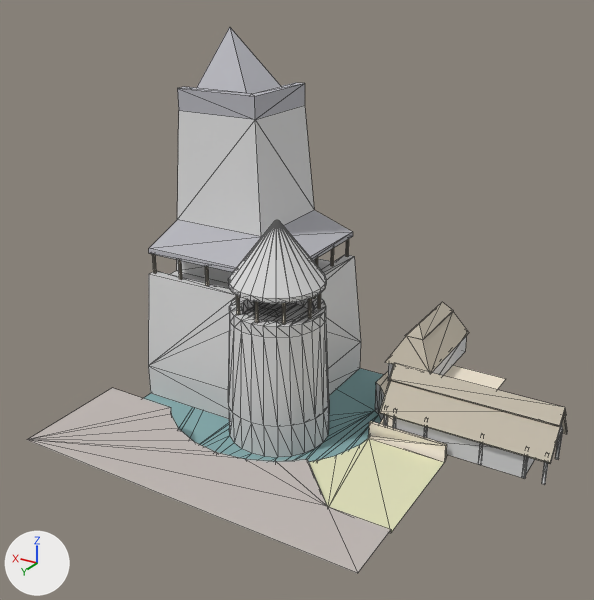
Two versions of the OBJ model assets/stl_export/rrc1.obj, one commit apart.
The view is the same before and after, from a 50 mm camera at (-33.0, 52.5, 36.7) aimed at (-1.9, 0.7, 10.8). The axes (+X, +Y, +Z) are drawn at lower left. The lights are the same throughout. The first picture is the older version. Mesh edges are drawn as thin lines. Where no turn or scale is listed for an object, it has been applied to the vertices. Vertices at exactly the same position are counted once.

Objects in the first picture: 'rrc1'.
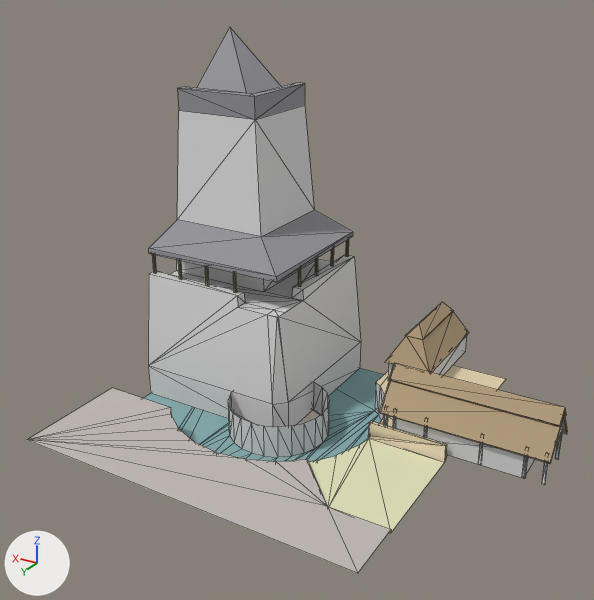
Location of each change, [x1, y1, x2, y2] in pixels of the pictures (594 x 600 px):
```json
{"object": "rrc1", "change": "recoloured, reshaped", "before": [27, 27, 567, 573], "after": [27, 27, 567, 573]}
{"part": 1, "of": "me_rrc1", "change": "deleted", "before": [228, 220, 327, 325]}
{"part": 2, "of": "me_rrc1", "change": "deleted", "before": [228, 296, 329, 427]}
```

Scene script edits in JSON lines:
```json
{"op": "set", "path": "mat_castleroof.base_color", "old": "(0.471, 0.471, 0.51)", "new": "(0.294, 0.294, 0.318)", "note": "grey #b7b7bd -> grey #949499"}
{"op": "set", "path": "mat_straw.base_color", "old": "(0.569, 0.514, 0.42)", "new": "(0.447, 0.333, 0.204)", "note": "light grey #c7bead -> beige #b29c7d"}
{"op": "set", "path": "mat_cortyard.base_color", "old": "(0.878, 0.792, 0.651)", "new": "(0.757, 0.639, 0.427)", "note": "pale yellow #f1e6d3 -> beige #e2d1af"}
{"block": "me_rrc1", "where": "# used by ob_rrc1; location = (0.0, 0.0, 0.0)"}
{"op": "remove", "block": "me_rrc1", "code": "me_rrc1.from_pydata(...)  # 641 vertices, 1112 faces; spans x -22.8..15.0, y -18.5..15.0, z -3.0..29.6"}
{"op": "add", "block": "me_rrc1", "code": "me_rrc1.from_pydata(...)  # 416 vertices, 652 faces; spans x -22.8..15.0, y -18.5..15.0, z -3.0..29.6"}
{"block": "me_rrc1", "change": "me_rrc1 part 1: 9 loose pieces with 136 vertices, spanning x -3.1..5.0, y -5.0..3.1, z 9.0..16.4, are deleted"}
{"block": "me_rrc1", "change": "me_rrc1 part 2"}
{"block": "me_rrc1", "change": "89 vertices are removed from x -3.1..5.0, y -5.0..3.1, z 8.0..9.0"}
{"block": "me_rrc1", "change": "224 faces are deleted"}
```
